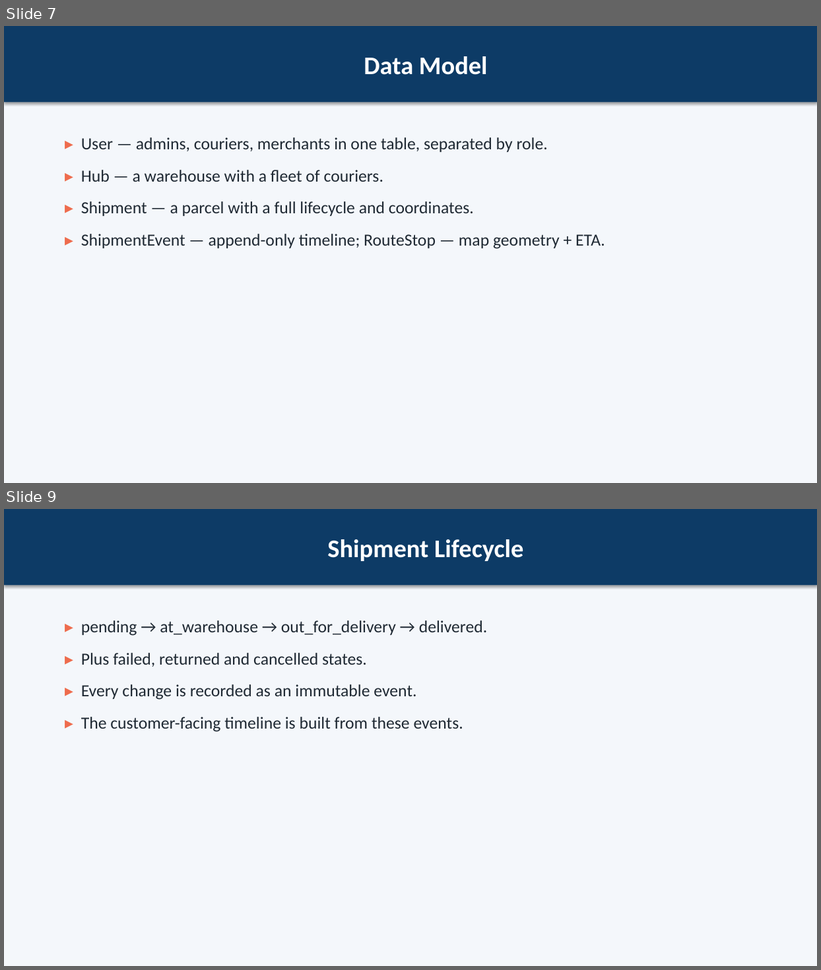
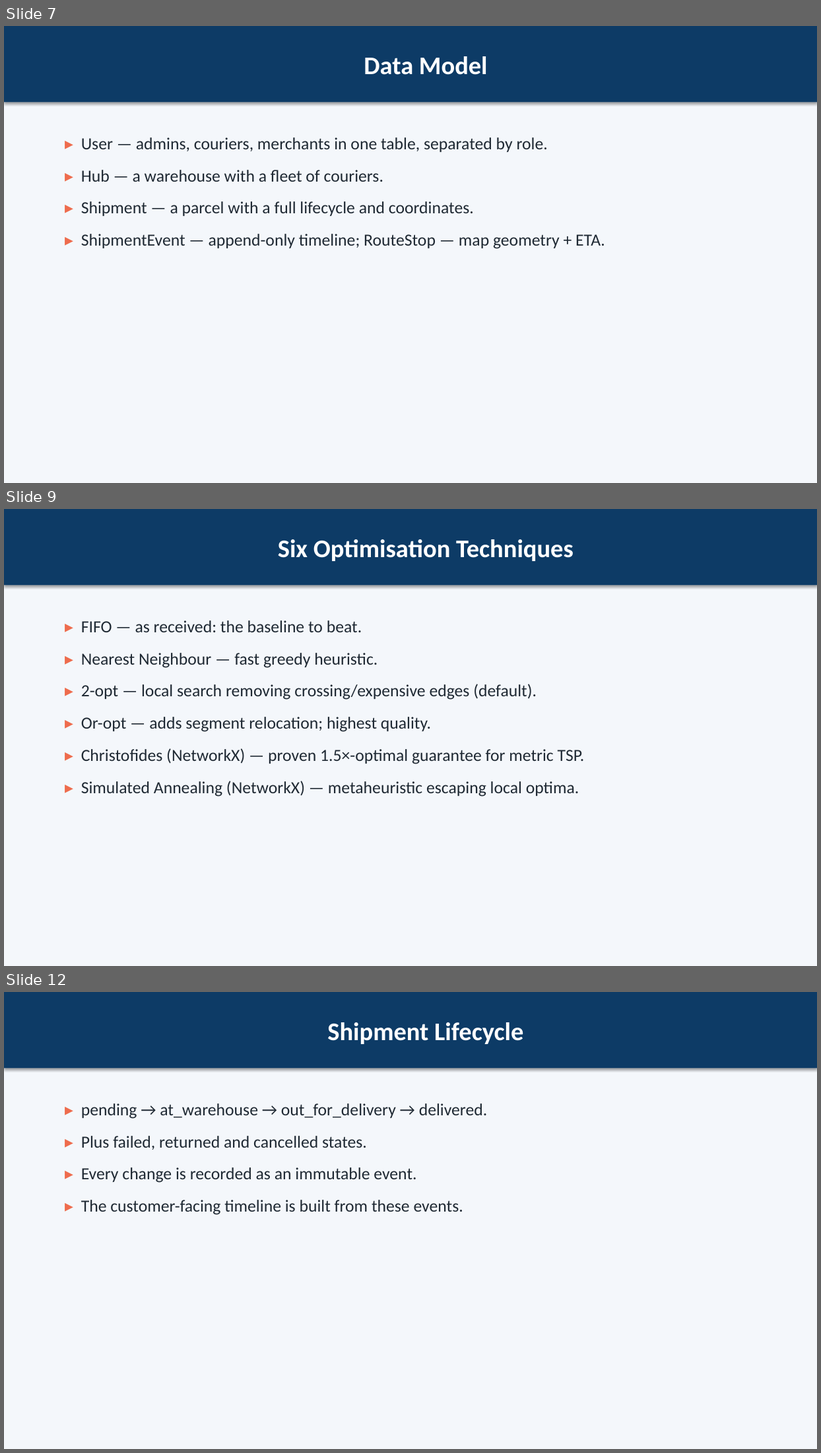
Before and after one commit to MahmoudHozayen1/CairoLogisticsAI, a slide deck: docs/presentation.pptx. Shown one above the other, each under a label of ours: slides 7 and 9 before the commit, slides 7, 9 and 12 after it; the slides between them are not shown. The pictures are 821x970 and 821x1453 pixels, drawn with LibreOffice and Linux fonts; fonts in the diff are those of the drawing. Boxes give left, top, right and bottom in pixels: in the first picture for what was removed or moved away, otherwise in the second. Text is boxed around its words. In the diff, an @@ line names an element or a change of style, - is before the commit and + after.

Commit message:
Add Word report generator + benchmark/technique slides
- generate_report.py: builds a defense-ready docs/SwiftRoute_Report.docx (auto TOC, chapters, embedded benchmark charts, live numbers from summary.json).
- generate_presentation.py: new slides for the six optimisation techniques and benchmark results (embedded charts); adds an image-slide layout.
- requirements.txt: add python-docx for the report generator.

```diff
--- a/docs/presentation.pptx
+++ b/docs/presentation.pptx
@@ slide 9 added at (x1=4, y1=509, x2=817, y2=966), background #F4F7FB @@
@@ rectangle added at (x1=4, y1=509, x2=817, y2=586), fill #0D3B66, 30 pt, text #FFFFFF, bold @@
+Six Optimisation Techniques
@@ text added at (x1=81, y1=621, x2=585, y2=797), 20 pt, text #1F2933 @@
+▸ FIFO — as received: the baseline to beat.
+▸ Nearest Neighbour — fast greedy heuristic.
+▸ 2-opt — local search removing crossing/expensive edges (default).
+▸ Or-opt — adds segment relocation; highest quality.
+▸ Christofides (NetworkX) — proven 1.5×-optimal guarantee for metric TSP.
+▸ Simulated Annealing (NetworkX) — metaheuristic escaping local optima.
@@ what was slide 9 is now slide 12 @@
```
Also in this commit, not shown: 1 slide changed, 2 other slides added, 3 other files.
